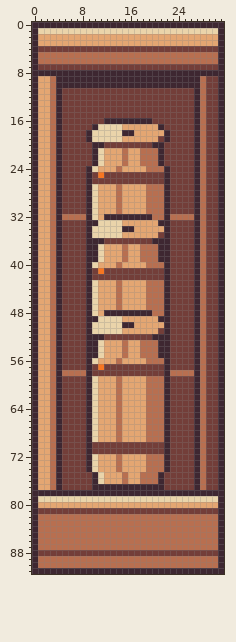
File history of a pixel-art file, art-src/aseprite/keg_rack_right.aseprite. Above: the version before the commit.
32x92 pixels, 1 frame.
After:
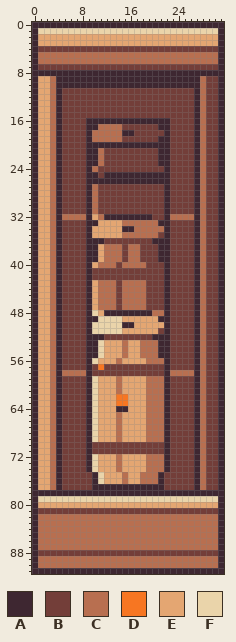
Palette (. is transparent): A #3e2731  B #733e39  C #b86f50  D #f77622  E #e4a672  F #ead4aa
The exact change:
Changed rows in their new state; - is an unchanged pixel.
first column x 9:
16 AAA--------AAA
17 A-CCCCBBBBBB-A
18 -CCCCC--BBBBB-
19 -CCCCCBBBBBBA-
20 A--AAAAAAAA--A
21 A-CBBBBBBBBB-A
22 A-CBBBBBBBBB-A
23 A-CBBBBBBBBB-A
24 -CBBBBBBBBBBB-
25 -ABAAAAAAAAAA-
26 -AAAAAAAAAAAA-
27 -CBBBBBBBBBBB-
28 -CBBBBBBBBBBB-
29 -CBBBBBBBBBBB-
30 -CBBBBBBBBBBB-
31 -CBBBBBBBBBBB-
32 -EC--------BB-
33 --EEEECCCCCC--
34 -EEEEE--CCCCC-
35 -EEEEECCCCCC--
37 --ECCCBCCBBB--
38 --ECCCBCCBBB--
39 --ECCCBCCBBB--
40 -ECCCBCCCCBBB-
41 --B-----------
43 -ECCCBCCCCBBB-
44 -ECCCBCCCCBBB-
45 -ECCCBCCCCBBB-
46 -ECCCBCCCCBBB-
47 -ECCCBCCCCBBB-
first column x 14:
62 DD
63 DD
64 AA
